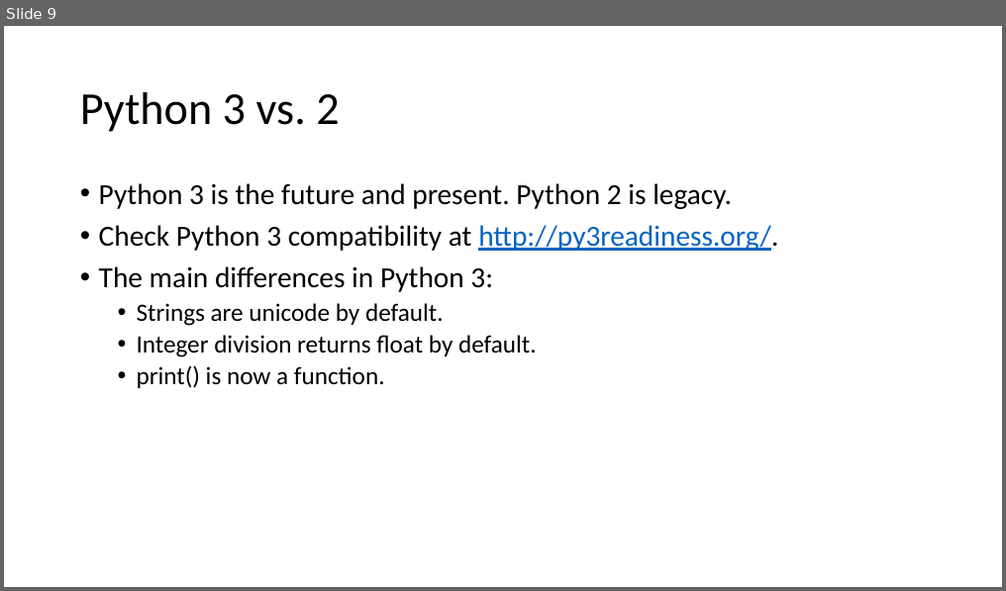
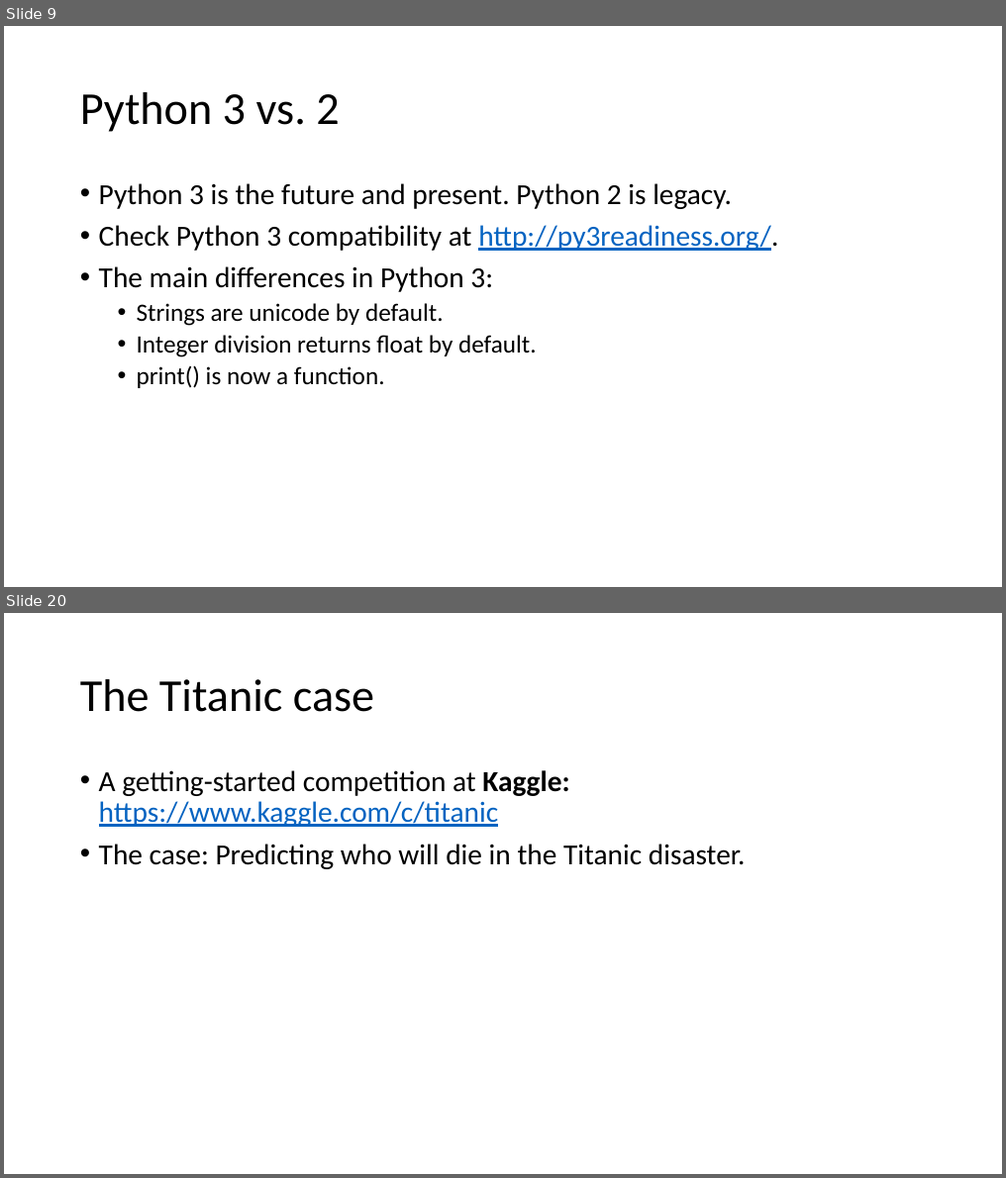
Before and after one commit to HStrand/python-ml101, a slide deck: Python course presentation 18 Dec 2017.pptx. Shown one above the other, each under a label of ours: slide 9 before the commit, slides 9 and 20 after it; the slides between them are not shown. The pictures are 1006x591 and 1006x1178 pixels, drawn with LibreOffice and Linux fonts; fonts in the diff are those of the drawing. Boxes give left, top, right and bottom in pixels: in the first picture for what was removed or moved away, otherwise in the second. Text is boxed around its words. In the diff, an @@ line names an element or a change of style, - is before the commit and + after.

```diff
--- a/Python course presentation 18 Dec 2017.pptx
+++ b/Python course presentation 18 Dec 2017.pptx
@@ slide 20 added at box(4, 613, 1002, 1174), background #FFFFFF @@
@@ title added at box(80, 679, 374, 712), 44 pt, text #000000 @@
+The Titanic case
@@ text added at box(99, 770, 746, 869), 28 pt, text #000000 @@
+• A getting-started competition at Kaggle: https://www.kaggle.com/c/titanic
+• The case: Predicting who will die in the Titanic disaster.
```
Also in this commit, not shown: 4 slides changed, 12 other slides added, 6 other files.
